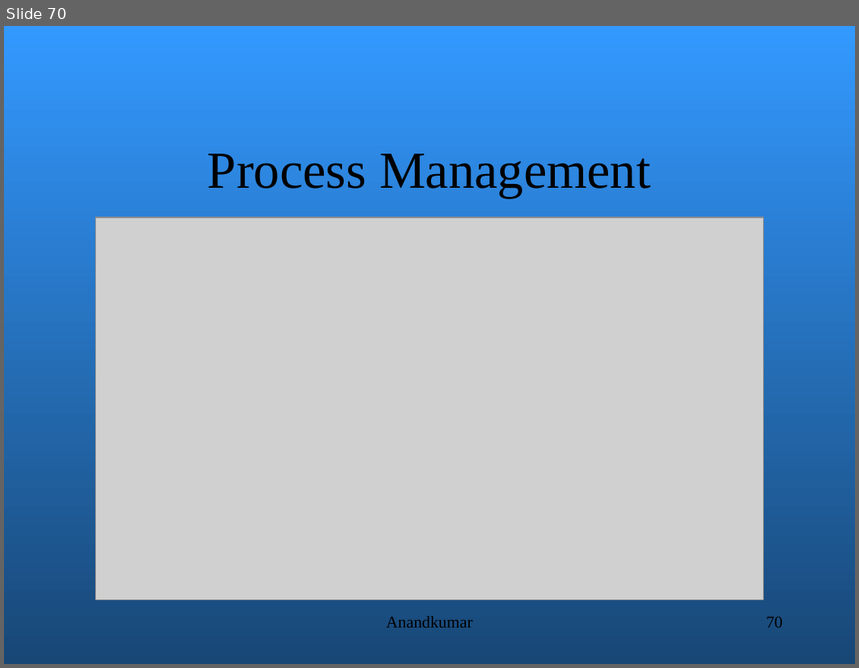
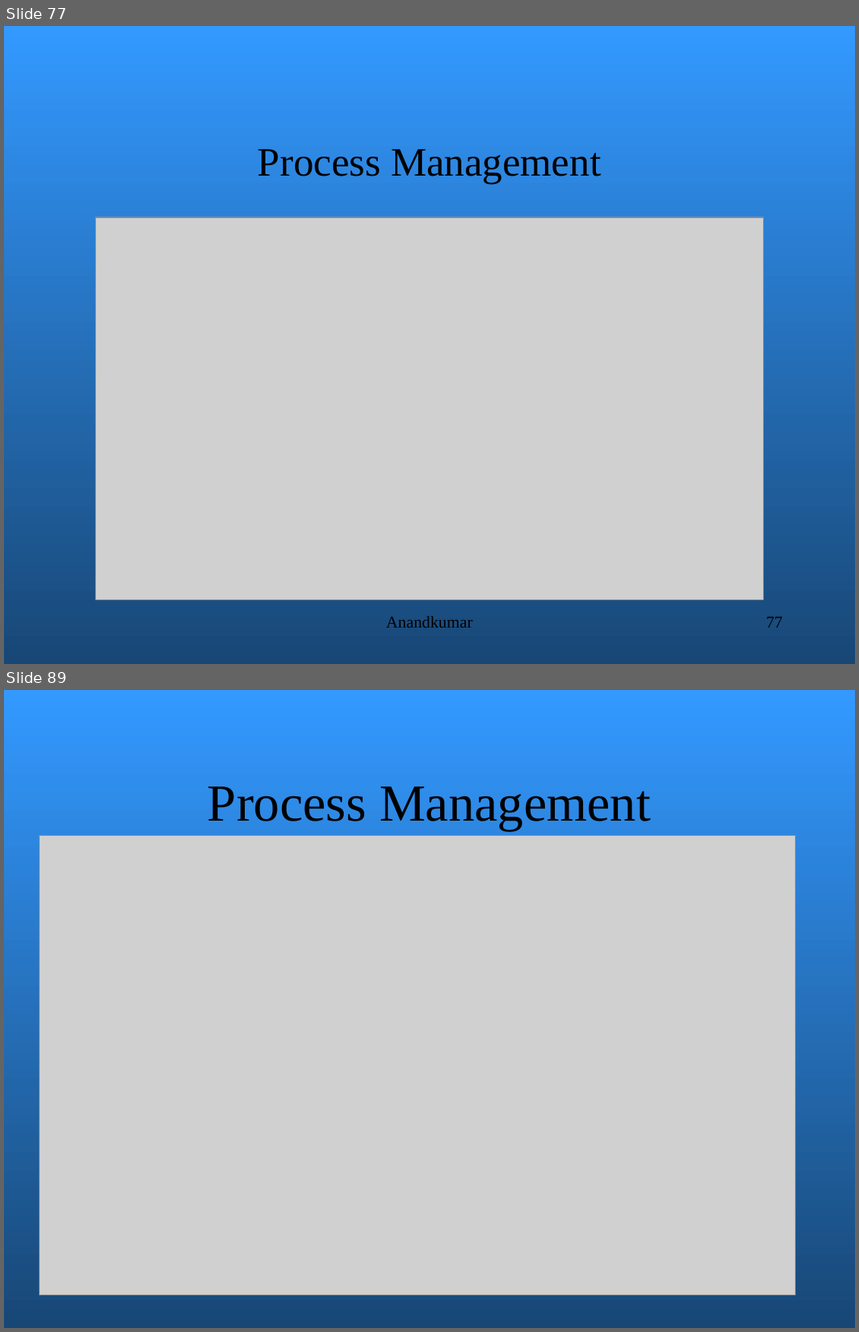
Before and after one commit to amitsagargowda/LinuxKernelDevelopment, a slide deck: Kernel_programming.ppt. Shown one above the other, each under a label of ours: slide 70 before the commit, slides 77 and 89 after it; the slides between them are not shown. The pictures are 859x668 and 859x1332 pixels, drawn with LibreOffice and Linux fonts; fonts in the diff are those of the drawing; grey boxes stand for pictures; background and template pictures are left out. Boxes give left, top, right and bottom in pixels: in the first picture for what was removed or moved away, otherwise in the second. Text is boxed around its words. In the diff, an @@ line names an element or a change of style, - is before the commit and + after.

```diff
--- a/Kernel_programming.ppt
+++ b/Kernel_programming.ppt
@@ slide 89 added at <box>4,690,855,1328</box>, background gradient #3399FF to #184776 @@
@@ text added at <box>208,787,651,831</box>, 44 pt, text #000000 @@
+Process Management
@@ picture added at <box>40,836,796,1295</box> @@
@@ text added at <box>386,1295,473,1296</box>, 14 pt, text #000000 @@
+Anandkumar
@@ page number added at <box>766,1295,783,1296</box>, 14 pt, text #000000 @@
+89
@@ what was slide 70 is now slide 77 @@
@@ slide 77 changed as well @@
@@ text "Process Management" at <box>258,149,601,184</box>: size 44 to 34.1 pt @@
@@ page number at <box>766,617,783,628</box>: text changed @@
-70
+77
```
Also in this commit, not shown: 19 other slides changed, 19 other slides added, 2 other files.
